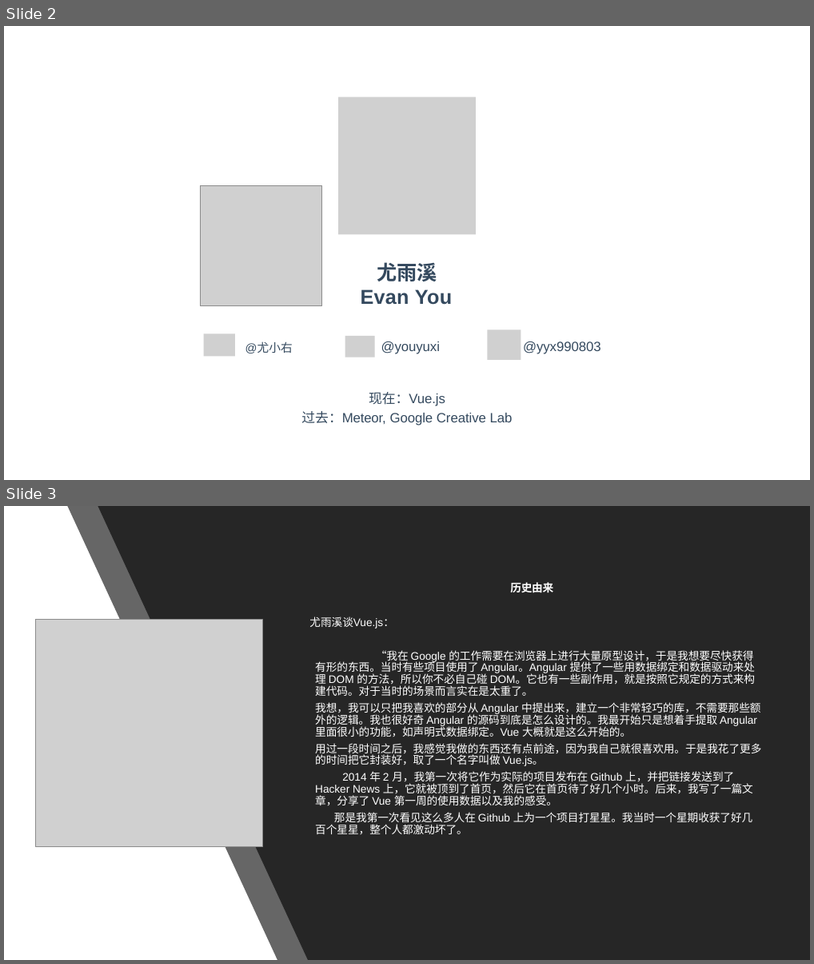
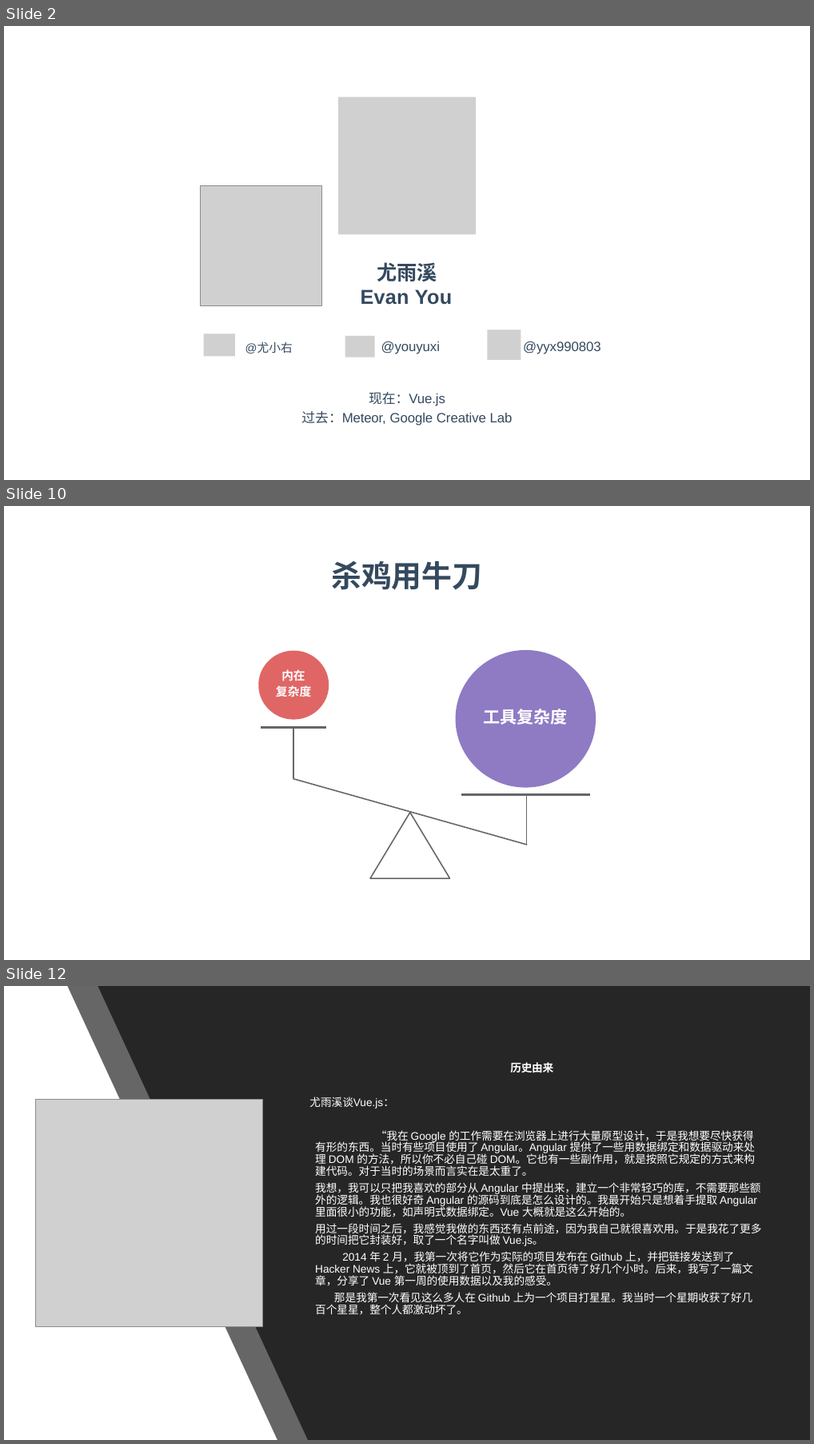
Before and after one commit to RamirezET/vue-sharing, a slide deck: Vue 2.pptx. Shown one above the other, each under a label of ours: slides 2 and 3 before the commit, slides 2, 10 and 12 after it; the slides between them are not shown. The pictures are 814x964 and 814x1444 pixels, drawn with LibreOffice and Linux fonts; fonts in the diff are those of the drawing; grey boxes stand for pictures. Boxes give left, top, right and bottom in pixels: in the first picture for what was removed or moved away, otherwise in the second. Text is boxed around its words. In the diff, an @@ line names an element or a change of style, - is before the commit and + after.

Commit message:
update

```diff
--- a/Vue 2.pptx
+++ b/Vue 2.pptx
@@ slide 10 added at bbox=[4, 506, 810, 960], background #FFFFFF @@
@@ title added at bbox=[331, 561, 482, 590], 36 pt, text #34495E, bold @@
+杀鸡用牛刀
@@ freeform shape added at bbox=[258, 651, 329, 720], fill #E06666 @@
@@ text added at bbox=[276, 669, 311, 696], 14 pt, text #FFFFFF, bold @@
+内在 复杂度
@@ freeform shape added at bbox=[456, 650, 596, 788], fill #8E7BC3 @@
@@ text added at bbox=[484, 708, 568, 724], 20 pt, text #FFFFFF, bold @@
+工具复杂度
@@ freeform shape added at bbox=[261, 727, 326, 727], outline #666666 3 pt @@
@@ freeform shape added at bbox=[294, 728, 294, 778], outline #666666 1.5 pt @@
@@ freeform shape added at bbox=[293, 778, 527, 844], outline #666666 1.5 pt @@
@@ freeform shape added at bbox=[370, 812, 450, 878], outline #666666 1.5 pt @@
@@ freeform shape added at bbox=[462, 794, 590, 794], outline #666666 3 pt @@
@@ freeform shape added at bbox=[527, 796, 527, 844], outline #666666 1.5 pt @@
@@ what was slide 3 is now slide 12 @@
```
Also in this commit, not shown: 8 other slides added.
